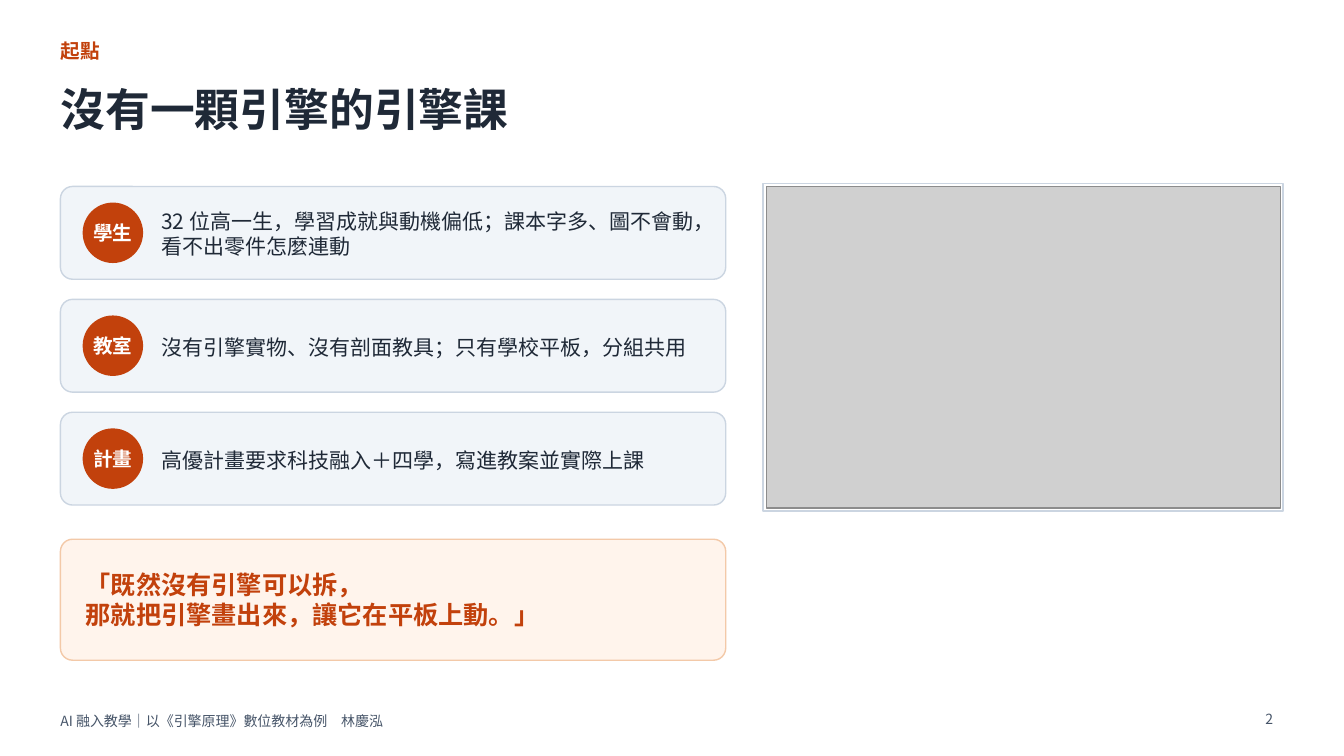
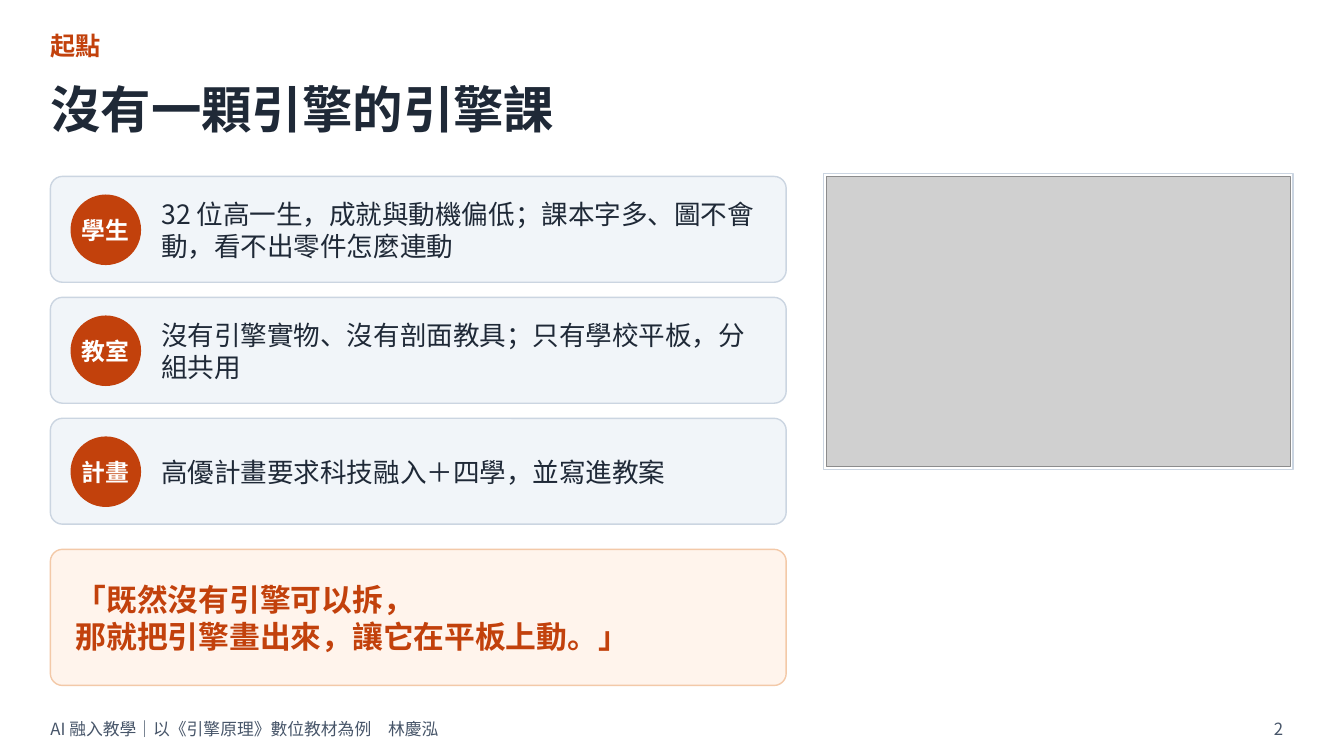
Before and after one commit to ntccar01/engine-principles, a slide deck: slide 2 of share/docs/AI融入教學_引擎原理_教師分享_列印版.pptx. Drawn at 1344x756 pixels with LibreOffice and Linux fonts; fonts in the diff are those of the drawing; grey boxes stand for pictures. Boxes give left, top, right and bottom in pixels: in the first picture for what was removed or moved away, otherwise in the second. Text is boxed around its words. In the diff, an @@ line names an element or a change of style, - is before the commit and + after.

```diff
--- a/share/docs/AI融入教學_引擎原理_教師分享_列印版.pptx
+++ b/share/docs/AI融入教學_引擎原理_教師分享_列印版.pptx
@@ text "起點" moved from (x1=60, y1=41, x2=99, y2=60) to (x1=50, y1=29, x2=100, y2=61) @@
@@ text "起點" at (x1=50, y1=29, x2=100, y2=61): size 14 to 18 pt @@
@@ title "沒有一顆引擎的引擎課" moved from (x1=60, y1=88, x2=508, y2=130) to (x1=50, y1=85, x2=554, y2=133) @@
@@ title "沒有一顆引擎的引擎課" at (x1=50, y1=85, x2=554, y2=133): size 32 to 36 pt @@
@@ rounded rectangle resized from (x1=60, y1=187, x2=726, y2=279) to (x1=50, y1=176, x2=786, y2=282) @@
@@ rectangle resized from (x1=763, y1=184, x2=1284, y2=511) to (x1=824, y1=173, x2=1294, y2=470) @@
@@ picture resized from (x1=766, y1=187, x2=1280, y2=508) to (x1=827, y1=176, x2=1291, y2=467) @@
@@ ellipse "學生" resized from (x1=83, y1=203, x2=143, y2=263) to (x1=71, y1=195, x2=141, y2=265) @@
@@ text at (x1=161, y1=201, x2=754, y2=259): text changed; size 15 to 19 pt @@
-32 位高一生，學習成就與動機偏低；課本字多、圖不會動，看不出零件怎麼連動
+32 位高一生，成就與動機偏低；課本字多、圖不會動，看不出零件怎麼連動
@@ rounded rectangle resized from (x1=60, y1=299, x2=726, y2=392) to (x1=50, y1=297, x2=786, y2=403) @@
@@ ellipse "教室" resized from (x1=83, y1=316, x2=143, y2=376) to (x1=71, y1=316, x2=141, y2=386) @@
@@ text "沒有引擎實物、沒有剖面教具；只有學校平板，分組共用" at (x1=161, y1=322, x2=745, y2=379): size 15 to 19 pt @@
@@ rounded rectangle resized from (x1=60, y1=412, x2=726, y2=505) to (x1=50, y1=418, x2=786, y2=524) @@
@@ size 14 to 17 pt in 3 elements at (x1=71, y1=195, x2=141, y2=265), (x1=71, y1=316, x2=141, y2=386), (x1=71, y1=437, x2=141, y2=507) @@
@@ ellipse "計畫" resized from (x1=83, y1=429, x2=143, y2=489) to (x1=71, y1=437, x2=141, y2=507) @@
@@ text at (x1=161, y1=459, x2=665, y2=485): text changed; size 15 to 19 pt @@
-高優計畫要求科技融入＋四學，寫進教案並實際上課
+高優計畫要求科技融入＋四學，並寫進教案
@@ proportions changed in 4 elements at (x1=50, y1=176, x2=786, y2=282), (x1=50, y1=297, x2=786, y2=403), (x1=50, y1=418, x2=786, y2=524), (x1=50, y1=549, x2=786, y2=686) @@
@@ rounded rectangle resized from (x1=60, y1=539, x2=726, y2=660) to (x1=50, y1=549, x2=786, y2=686) @@
@@ text "「既然沒有引擎可以拆，" moved from (x1=86, y1=572, x2=540, y2=628) to (x1=76, y1=584, x2=629, y2=652) @@
@@ text "「既然沒有引擎可以拆，" at (x1=76, y1=584, x2=629, y2=652): size 18 to 22 pt @@
@@ text "AI 融入教學｜以《引擎原理》數位教材為例 林慶泓" at (x1=50, y1=720, x2=438, y2=737): size 10 to 12 pt @@
@@ text "AI 融入教學｜以《引擎原理》數位教材為例 林慶泓" moved from (x1=60, y1=714, x2=383, y2=728) to (x1=50, y1=720, x2=438, y2=737) @@
@@ page number moved from (x1=1265, y1=713, x2=1273, y2=724) to (x1=1274, y1=722, x2=1283, y2=735) @@
@@ page number at (x1=1274, y1=722, x2=1283, y2=735): size 10 to 12 pt @@
```
Also in this commit, not shown: 15 other slides changed, 17 other files.
